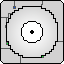
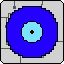
Revision of a layered 64 × 64 image; what changed, layer by layer:
painted on "Ellipse 1" over [7,7,57,57]
